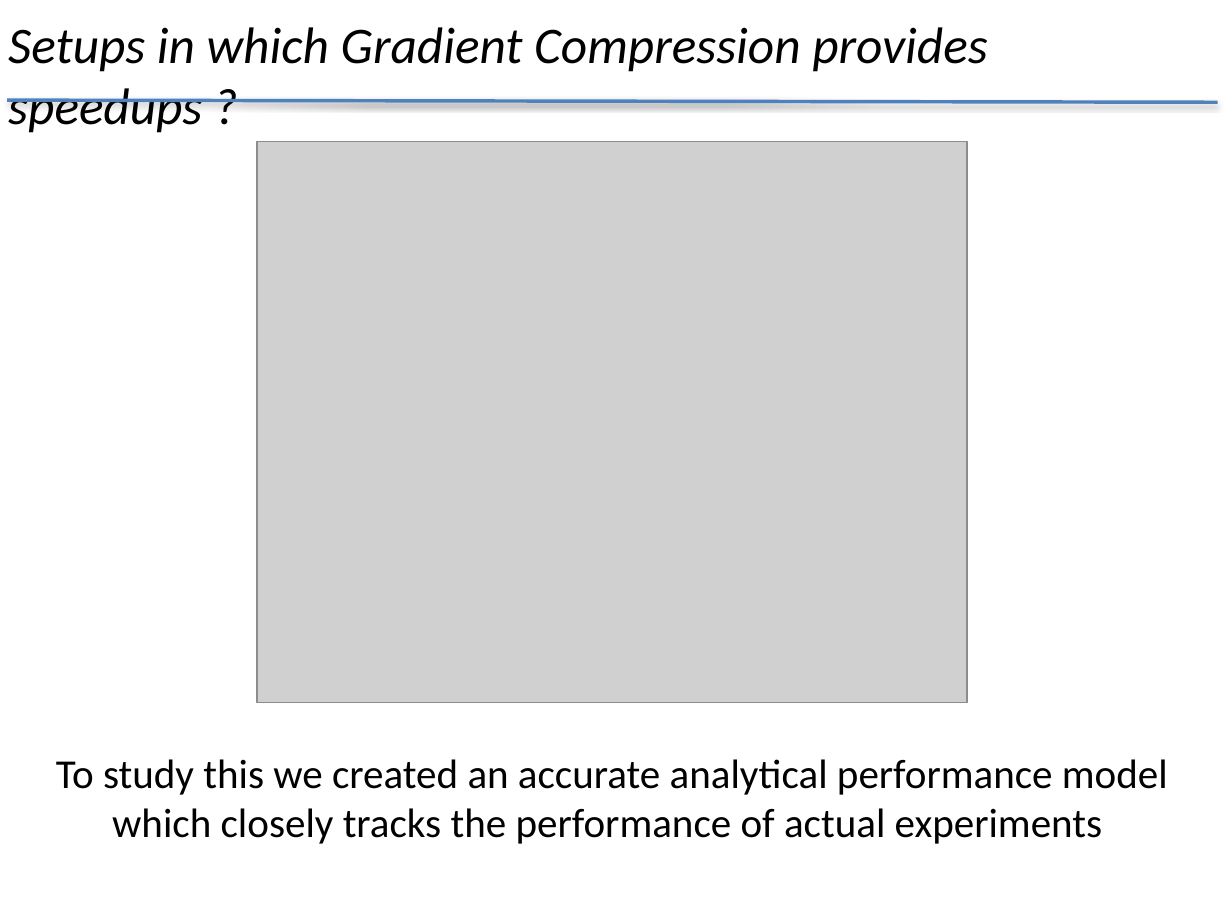
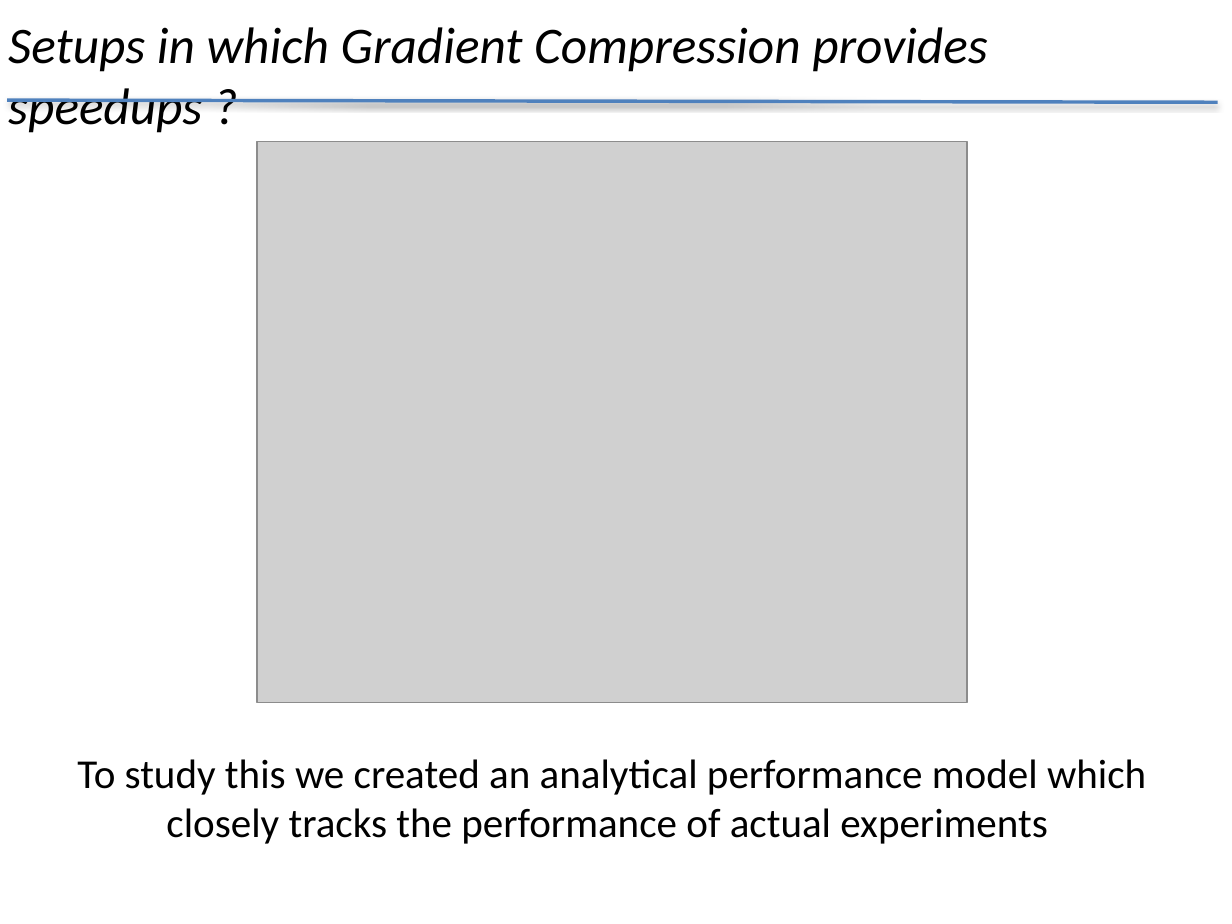
Before and after one commit to CSResearchSymposium/csresearchsymposium.github.io, a slide deck: slide 12 of data/submissions/slides/Saurabh Agarwal.pptx (slide 10 before the commit). Drawn at 1232x924 pixels with LibreOffice and Linux fonts; fonts in the diff are those of the drawing; grey boxes stand for pictures. Boxes give left, top, right and bottom in pixels: in the first picture for what was removed or moved away, otherwise in the second. Text is boxed around its words. In the diff, an @@ line names an element or a change of style, - is before the commit and + after.

Commit message:
ppt updated

```diff
--- a/data/submissions/slides/Saurabh Agarwal.pptx
+++ b/data/submissions/slides/Saurabh Agarwal.pptx
@@ text at box(77, 759, 1146, 844): text changed @@
-To study this we created an accurate analytical performance model which closely tracks the performance of actual experiments
+To study this we created an analytical performance model which closely tracks the performance of actual experiments
```
Also in this commit, not shown: 4 other slides changed, 3 slides added, 1 slide removed.
